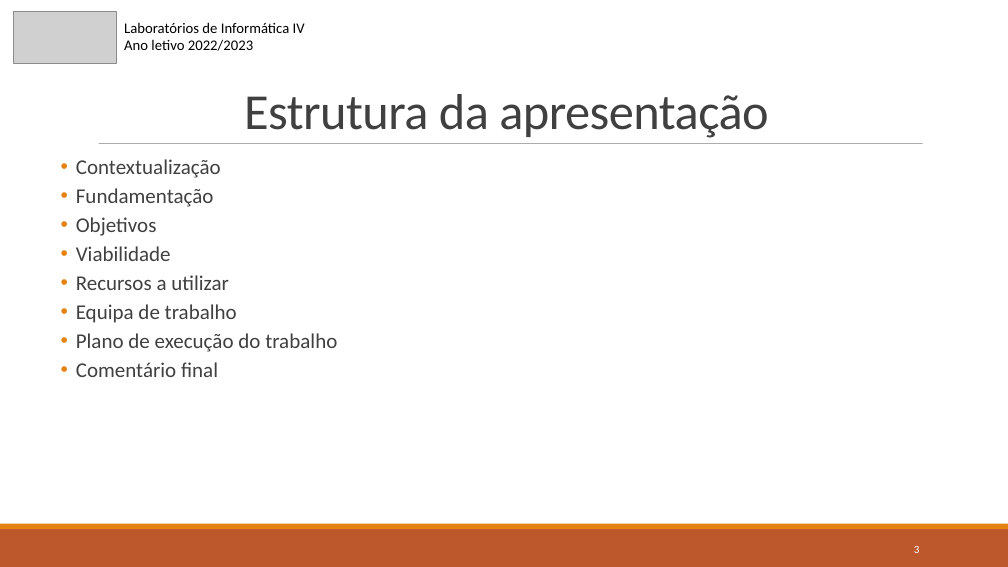
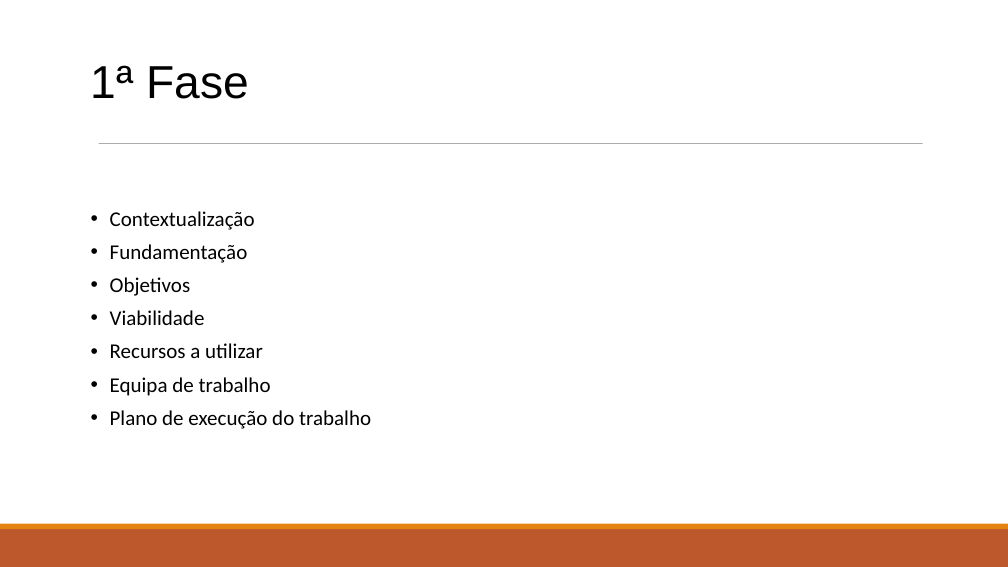
Before and after one commit to gugafreitas/LEI, a slide deck: slide 3 of 3rd/LI4/Entregas Intermédias/Checkpoint1.pptx. Drawn at 1008x567 pixels with LibreOffice and Linux fonts; fonts in the diff are those of the drawing; grey boxes stand for pictures. Boxes give left, top, right and bottom in pixels: in the first picture for what was removed or moved away, otherwise in the second. Text is boxed around its words. In the diff, an @@ line names an element or a change of style, - is before the commit and + after.

```diff
--- a/3rd/LI4/Entregas Intermédias/Checkpoint1.pptx
+++ b/3rd/LI4/Entregas Intermédias/Checkpoint1.pptx
@@ picture removed at [14, 11, 116, 63] @@
@@ title "1ª Fase" at [91, 65, 249, 99]: vertical alignment bottom to middle @@
@@ text removed at [124, 22, 305, 51] @@
-Laboratórios de Informática IV
-Ano letivo 2022/2023
@@ title at [91, 65, 249, 99]: text changed; size 48 to 44 pt; font Calibri to Arial; text colour #404040 to #000000 @@
-Estrutura da apresentação
+1ª Fase
@@ subtitle "Contextualização": place and size @@
-subtitle "Contextualização" at [76, 159, 337, 377]
+subtitle "Contextualização" at [110, 211, 371, 429]
@@ subtitle "Contextualização" at [110, 211, 371, 429]: text colour #404040 to #000000; list level 2 to 1 in "Contextualização"; list level 2 to 1 in "Fundamentação"; list level 2 to 1 in "Objetivos"; list level 2 to 1 in "Viabilidade"; list level 2 to 1 in "Recursos a utilizar"; list level 2 to 1 in "Equipa de trabalho"; list level 2 to 1 in "Plano de execução do trabalho"; vertical alignment top to middle @@
@@ subtitle at [76, 362, 218, 377]: paragraph removed @@
-  • Comentário final
@@ page number removed at [914, 546, 920, 553] @@
-3
```
Also in this commit, not shown: 2 slides added, 9 slides removed, 1 other file.
